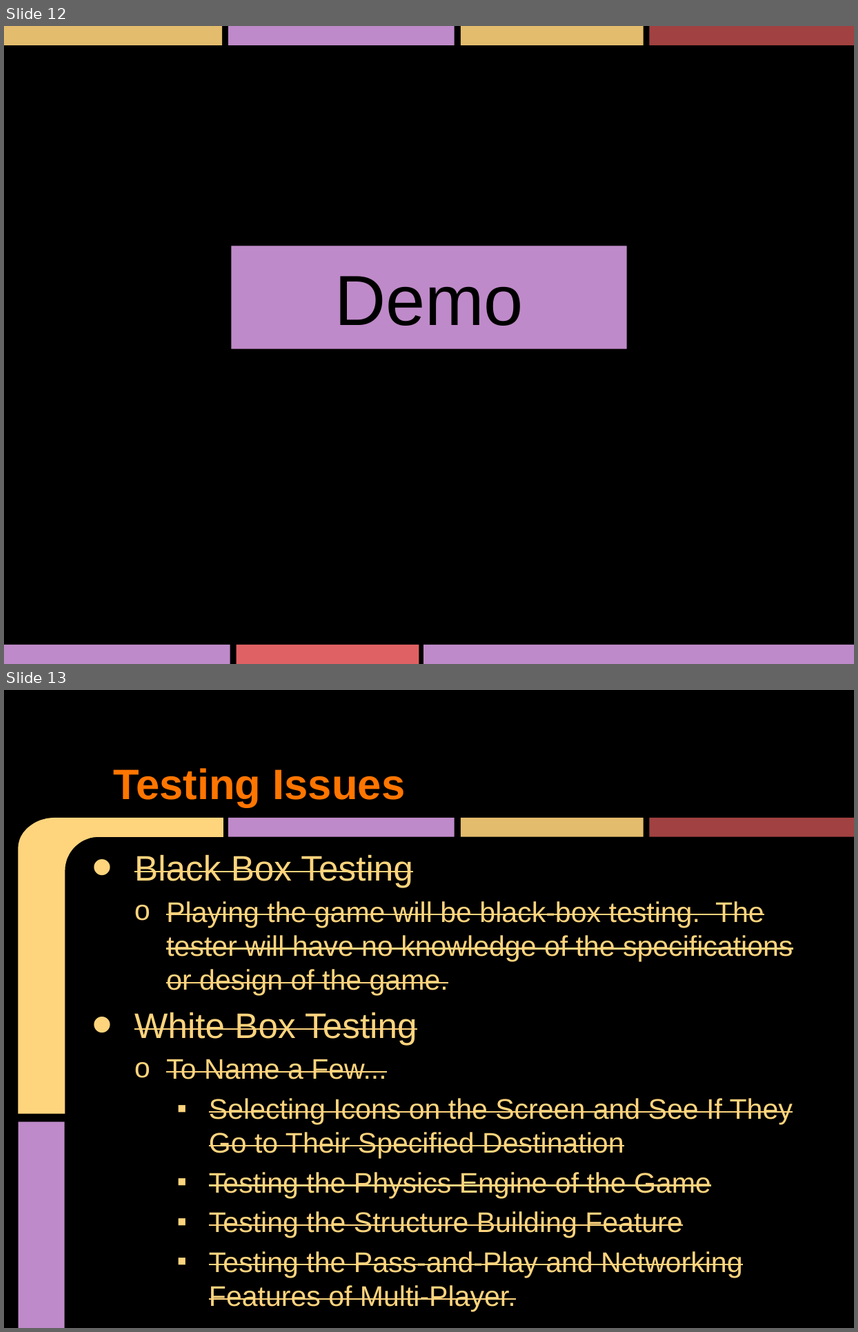
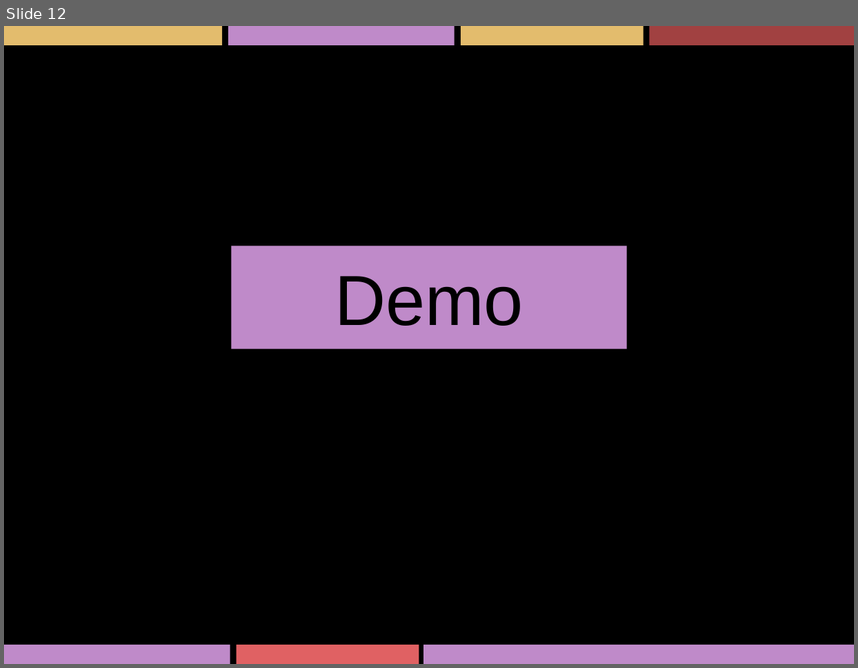
Before and after one commit to xeroequality/Repulsion-Software, a slide deck: Presentation/FirstReleaseFinal.pptx. Shown one above the other, each under a label of ours: slides 12 and 13 before the commit, slide 12 after it. The pictures are 858x1332 and 858x668 pixels, drawn with LibreOffice and Linux fonts; fonts in the diff are those of the drawing. Boxes give left, top, right and bottom in pixels: in the first picture for what was removed or moved away, otherwise in the second. Text is boxed around its words. In the diff, an @@ line names an element or a change of style, - is before the commit and + after.

```diff
--- a/Presentation/FirstReleaseFinal.pptx
+++ b/Presentation/FirstReleaseFinal.pptx
@@ slide 13 removed at box(4, 690, 854, 1328), background #000000 @@
@@ title removed at box(113, 768, 406, 807) @@
-Testing Issues
@@ freeform shape removed at box(18, 818, 223, 1114) @@
@@ rectangle removed at box(228, 818, 455, 837) @@
@@ rectangle removed at box(461, 818, 643, 837) @@
@@ rectangle removed at box(649, 818, 854, 837) @@
@@ text removed at box(134, 854, 793, 1311) @@
-• Black Box Testing
-  o Playing the game will be black-box testing. The tester will have no knowledge of the specifications or design of the game.
-• White Box Testing
-  o To Name a Few...
-    ▪ Selecting Icons on the Screen and See If They Go to Their Specified Destination
-    ▪ Testing the Physics Engine of the Game
-    ▪ Testing the Structure Building Feature
-    ▪ Testing the Pass-and-Play and Networking Features of Multi-Player.
@@ rectangle removed at box(18, 1122, 65, 1328) @@
```
Also in this commit, not shown: 8 slides changed, 5 other slides removed.
